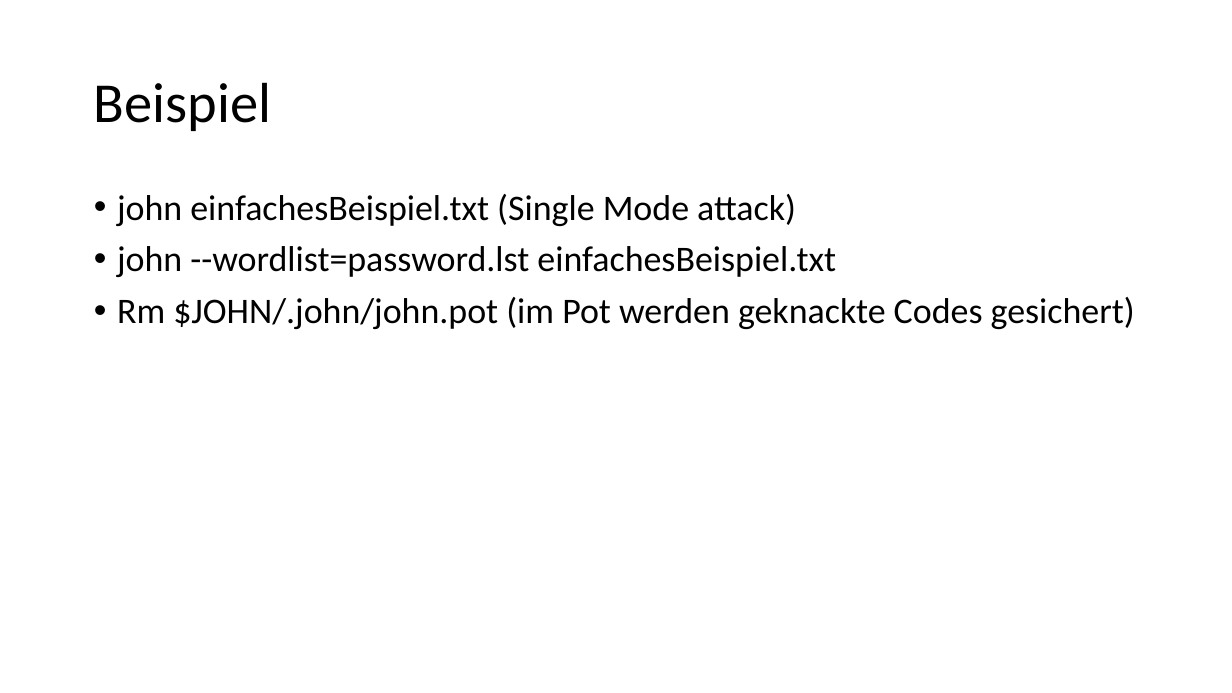
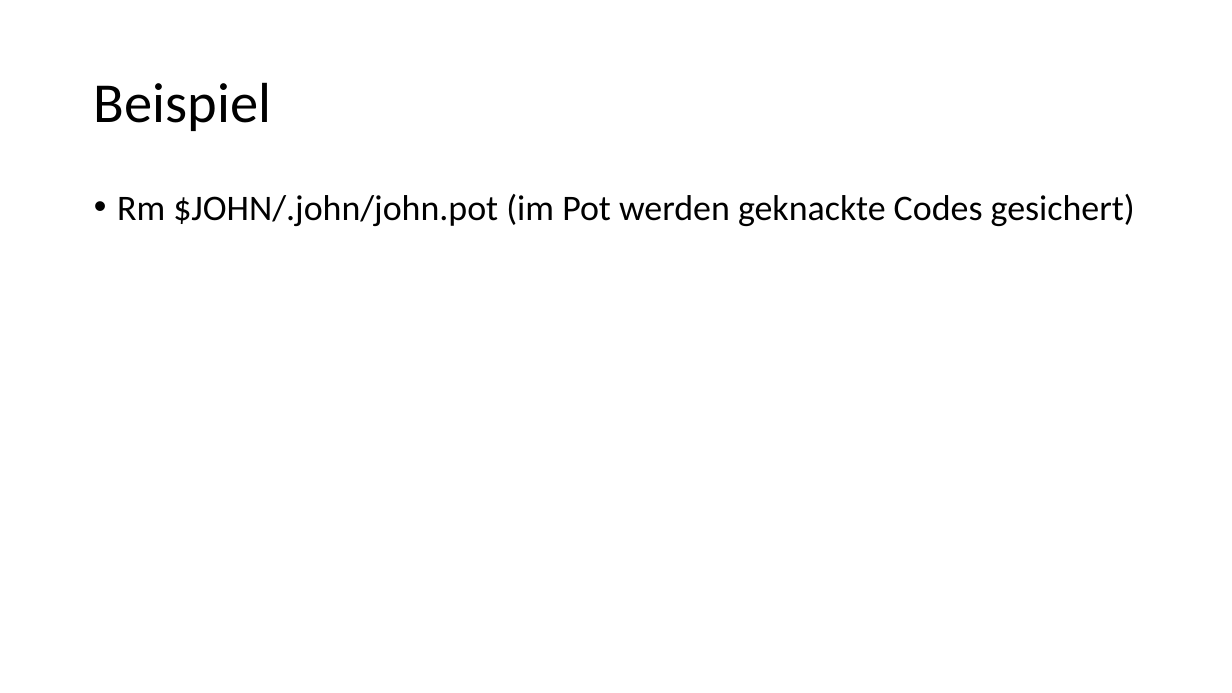
Before and after one commit to StefanSchuck/JohnTheRipperVortrag, a slide deck: slide 15 of Vortrag.pptx. Drawn at 1232x693 pixels with LibreOffice and Linux fonts; fonts in the diff are those of the drawing. Boxes give left, top, right and bottom in pixels: in the first picture for what was removed or moved away, otherwise in the second. Text is boxed around its words. In the diff, an @@ line names an element or a change of style, - is before the commit and + after.

Commit message:
Wordlist hinzugefügt

```diff
--- a/Vortrag.pptx
+++ b/Vortrag.pptx
@@ text at (x1=117, y1=194, x2=836, y2=277): paragraphs removed @@
-• john einfachesBeispiel.txt (Single Mode attack)
-• john --wordlist=password.lst einfachesBeispiel.txt
```
Also in this commit, not shown: 1 other slide changed, 2 slides added, 1 slide removed.
